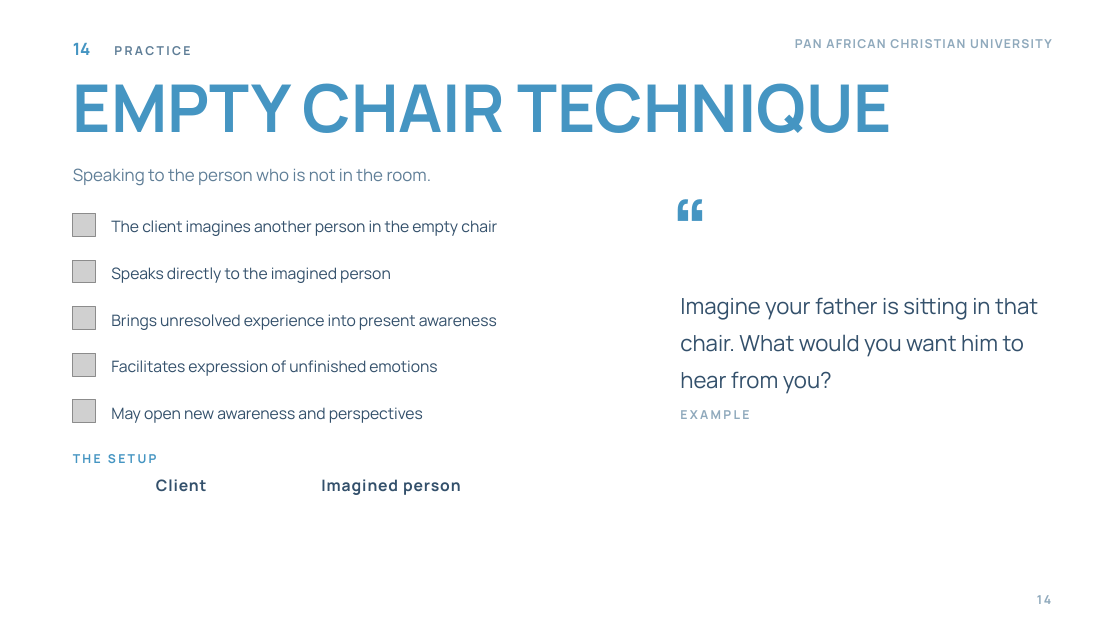
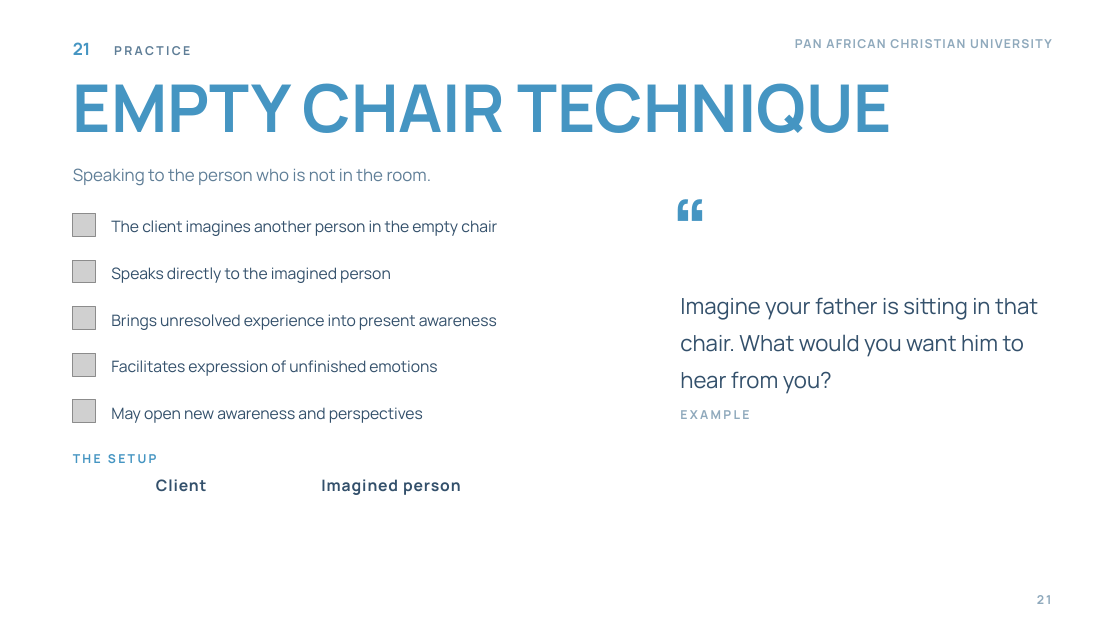
Before and after one commit to wambetebenjamin/Business-e-books, a slide deck: slide 21 of presentations/gestalt-theory-counselling/Gestalt Theory and Its Application to Counselling.pptx (slide 14 before the commit). Drawn at 1120x630 pixels with LibreOffice and Linux fonts; fonts in the diff are those of the drawing; grey boxes stand for pictures; background and template pictures are left out. Boxes give left, top, right and bottom in pixels: in the first picture for what was removed or moved away, otherwise in the second. Text is boxed around its words. In the diff, an @@ line names an element or a change of style, - is before the commit and + after.

```diff
--- a/presentations/gestalt-theory-counselling/Gestalt Theory and Its Application to Counselling.pptx
+++ b/presentations/gestalt-theory-counselling/Gestalt Theory and Its Application to Counselling.pptx
@@ text at [73,42,190,55]: text changed @@
-14 PRACTICE
+21 PRACTICE
@@ text at [1037,595,1051,604]: text changed @@
-14
+21
```
Also in this commit, not shown: 11 other slides changed, 10 slides added, 1 slide removed, 37 other files.
